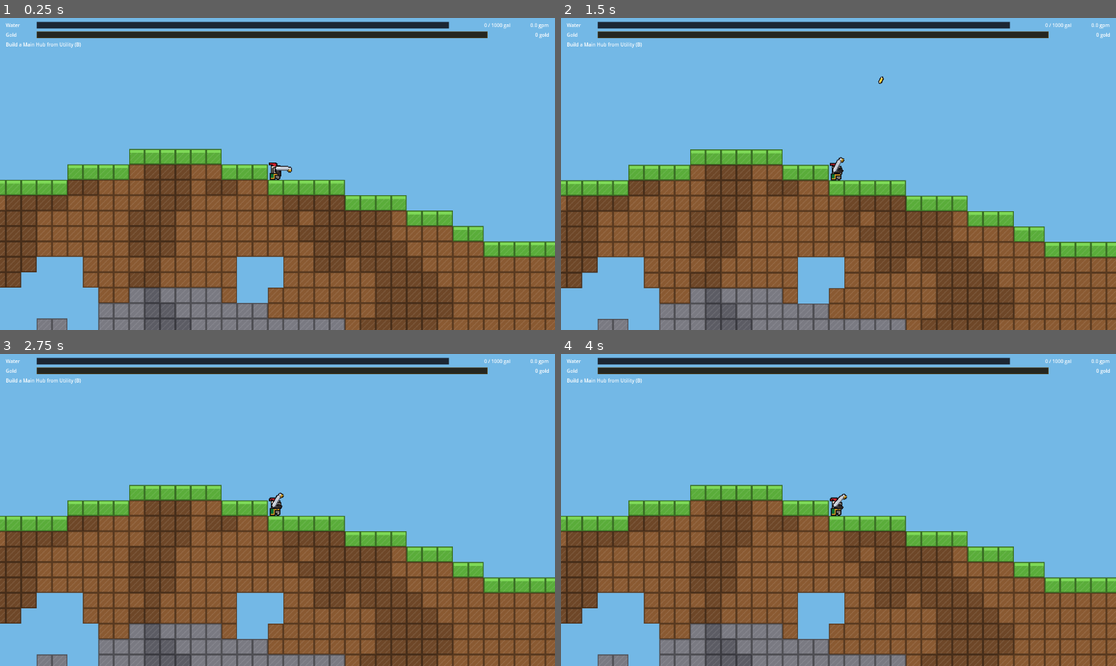
Above: before the commit, frames 1-4 (two rows, left to right).
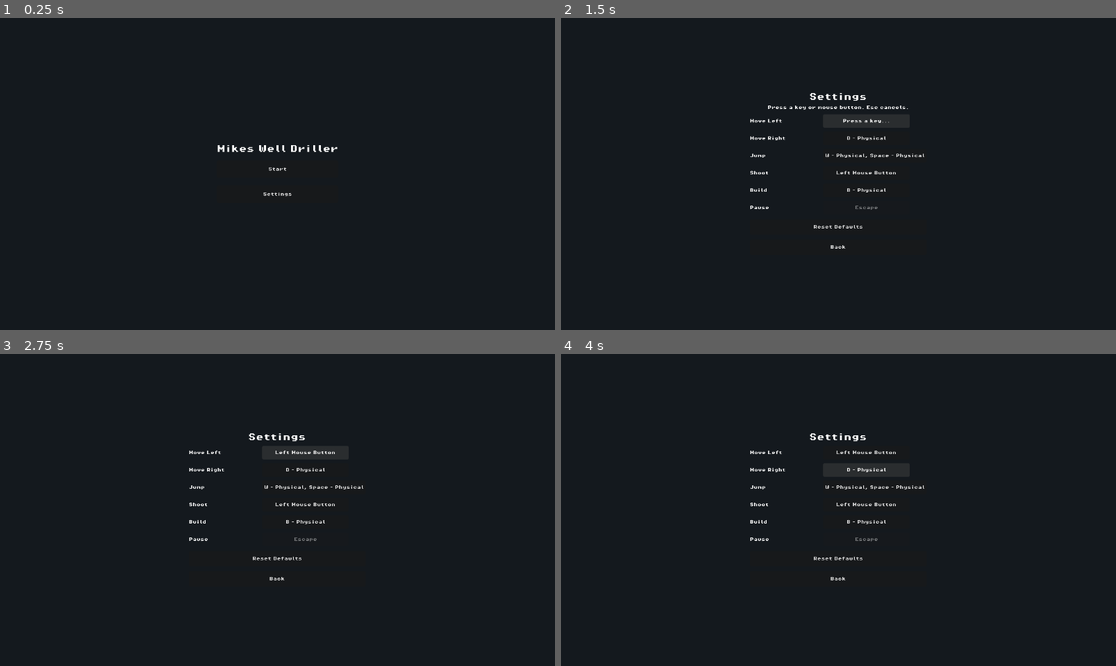
Above: after the commit, the same moments.

Repository: idylpicklei/Mikes-Well-Driller
Game: Godot game, scene res://Scenes/start_menu.tscn
The game is run twice, just before and just after one commit, with the same random seed, the same clock (stepped at 60 frames per second) and the same inputs. Before the commit the project starts from res://Scenes/game.tscn.
Inputs (mouse positions are in pixels of both pictures, inside the frame that each line leads up to):
- Up to frame 1 (0.25 s): no input
- Up to frame 2 (1.5 s): click (838, 192) at 0.5 s, where only the run after the commit has a clickable "Settings"; click (866, 117) at 1.25 s, where only the run after the commit has a clickable "A - Physical"
- Up to frame 3 (2.75 s): click (305, 456) at 2 s, where only the run after the commit has a clickable "Press a key..."
- Up to frame 4 (4 s): click (866, 453) at 2.75 s, where only the run after the commit has a clickable "Left Mouse Button"; click (866, 475) at 3.5 s, where only the run after the commit has a clickable "D - Physical"

The runs differ from the first frame. In frame 1, 97% of the frame differs, in the area x 0-100%, y 0-100%; in frame 2, 97%; in frame 3, 97%; in frame 4, 97%.

Commit message:
Add a start menu with title, Start, and Settings.
The game now opens on this screen. Start loads the run; Settings remaps keys for now.

Co-authored-by: idylpicklei <idylpicklei@users.noreply.github.com>

Diff:
--- /dev/null
+++ b/Scenes/start_menu.tscn
@@ -0,0 +1,102 @@
+[gd_scene load_steps=3 format=3 uid="uid://cstartmenu00001"]
+
+[ext_resource type="Script" path="res://Scripts/start_menu.gd" id="1_start"]
+[ext_resource type="FontFile" path="res://Assets/fonts/PixelOperator8-Bold.ttf" id="2_font"]
+
+[node name="StartMenu" type="Control"]
+layout_mode = 3
+anchors_preset = 15
+anchor_right = 1.0
+anchor_bottom = 1.0
+grow_horizontal = 2
+grow_vertical = 2
+script = ExtResource("1_start")
+
+[node name="Background" type="ColorRect" parent="."]
+layout_mode = 1
+anchors_preset = 15
+anchor_right = 1.0
+anchor_bottom = 1.0
+grow_horizontal = 2
+grow_vertical = 2
+color = Color(0.08, 0.1, 0.12, 1)
+
+[node name="Center" type="CenterContainer" parent="."]
+layout_mode = 1
+anchors_preset = 15
+anchor_right = 1.0
+anchor_bottom = 1.0
+grow_horizontal = 2
+grow_vertical = 2
+
+[node name="MainPanel" type="VBoxContainer" parent="Center"]
+unique_name_in_owner = true
+layout_mode = 2
+theme_override_constants/separation = 16
+
+[node name="Title" type="Label" parent="Center/MainPanel"]
+layout_mode = 2
+theme_override_fonts/font = ExtResource("2_font")
+theme_override_font_sizes/font_size = 16
+text = "Mikes Well Driller"
+horizontal_alignment = 1
+
+[node name="StartButton" type="Button" parent="Center/MainPanel"]
+custom_minimum_size = Vector2(220, 36)
+layout_mode = 2
+theme_override_fonts/font = ExtResource("2_font")
+theme_override_font_sizes/font_size = 8
+text = "Start"
+
+[node name="SettingsButton" type="Button" parent="Center/MainPanel"]
+custom_minimum_size = Vector2(220, 36)
+layout_mode = 2
+theme_override_fonts/font = ExtResource("2_font")
+theme_override_font_sizes/font_size = 8
+text = "Settings"
+
+[node name="SettingsPanel" type="VBoxContainer" parent="Center"]
+unique_name_in_owner = true
+visible = false
+layout_mode = 2
+theme_override_constants/separation = 10
+
+[node name="SettingsTitle" type="Label" parent="Center/SettingsPanel"]
+layout_mode = 2
+theme_override_fonts/font = ExtResource("2_font")
+theme_override_font_sizes/font_size = 16
+text = "Settings"
+horizontal_alignment = 1
+
+[node name="RemapHint" type="Label" parent="Center/SettingsPanel"]
+unique_name_in_owner = true
+visible = false
+layout_mode = 2
+theme_override_fonts/font = ExtResource("2_font")
+theme_override_font_sizes/font_size = 8
+text = "Press a key or mouse button. Esc cancels."
+horizontal_alignment = 1
+
+[node name="BindRows" type="VBoxContainer" parent="Center/SettingsPanel"]
+unique_name_in_owner = true
+layout_mode = 2
+theme_override_constants/separation = 8
+
+[node name="ResetButton" type="Button" parent="Center/SettingsPanel"]
+custom_minimum_size = Vector2(220, 32)
+layout_mode = 2
+theme_override_fonts/font = ExtResource("2_font")
+theme_override_font_sizes/font_size = 8
+text = "Reset Defaults"
+
+[node name="BackButton" type="Button" parent="Center/SettingsPanel"]
+custom_minimum_size = Vector2(220, 32)
+layout_mode = 2
+theme_override_fonts/font = ExtResource("2_font")
+theme_override_font_sizes/font_size = 8
+text = "Back"
+
+[connection signal="pressed" from="Center/MainPanel/StartButton" to="." method="_on_start_pressed"]
+[connection signal="pressed" from="Center/MainPanel/SettingsButton" to="." method="_on_settings_pressed"]
+[connection signal="pressed" from="Center/SettingsPanel/ResetButton" to="." method="_on_reset_pressed"]
+[connection signal="pressed" from="Center/SettingsPanel/BackButton" to="." method="_on_back_pressed"]
--- /dev/null
+++ b/Scripts/start_menu.gd
@@ -0,0 +1,135 @@
+extends Control
+
+const FONT_PATH := "res://Assets/fonts/PixelOperator8-Bold.ttf"
+const GAME_SCENE := "res://Scenes/game.tscn"
+
+enum View { MAIN, SETTINGS }
+
+@onready var _main_panel: VBoxContainer = %MainPanel
+@onready var _settings_panel: VBoxContainer = %SettingsPanel
+@onready var _bind_rows: VBoxContainer = %BindRows
+@onready var _remap_hint: Label = %RemapHint
+
+var _view := View.MAIN
+var _remapping_action: StringName = &""
+var _bind_buttons: Dictionary = {}
+var _font: Font
+
+
+func _ready() -> void:
+	_font = load(FONT_PATH)
+	_apply_fonts()
+	_build_bind_rows()
+	_show_view(View.MAIN)
+
+
+func _input(event: InputEvent) -> void:
+	if _view != View.SETTINGS or _remapping_action == &"":
+		return
+	if not event.is_pressed() or event.is_echo():
+		return
+	if event.is_action_pressed("pause"):
+		_cancel_remap()
+		get_viewport().set_input_as_handled()
+		return
+	if not InputBindings.can_bind(event):
+		return
+	InputBindings.bind_action(_remapping_action, event)
+	_cancel_remap()
+	_refresh_bind_rows()
+	get_viewport().set_input_as_handled()
+
+
+func _apply_fonts() -> void:
+	if _font == null:
+		return
+	for node in find_children("*", "Label", true, false):
+		(node as Label).add_theme_font_override("font", _font)
+	for node in find_children("*", "Button", true, false):
+		(node as Button).add_theme_font_override("font", _font)
+
+
+func _show_view(view: View) -> void:
+	_view = view
+	_main_panel.visible = view == View.MAIN
+	_settings_panel.visible = view == View.SETTINGS
+	_remap_hint.visible = false
+	if view == View.SETTINGS:
+		_refresh_bind_rows()
+
+
+func _build_bind_rows() -> void:
+	for child in _bind_rows.get_children():
+		child.queue_free()
+	_bind_buttons.clear()
+
+	for definition in InputBindings.get_action_defs():
+		var action: StringName = definition["action"]
+		var row := HBoxContainer.new()
+		row.add_theme_constant_override("separation", 12)
+
+		var name_label := Label.new()
+		name_label.text = str(definition["label"])
+		name_label.custom_minimum_size = Vector2(140, 0)
+		if _font:
+			name_label.add_theme_font_override("font", _font)
+			name_label.add_theme_font_size_override("font_size", 8)
+		row.add_child(name_label)
+
+		var bind_button := Button.new()
+		bind_button.custom_minimum_size = Vector2(180, 28)
+		if _font:
+			bind_button.add_theme_font_override("font", _font)
+			bind_button.add_theme_font_size_override("font_size", 8)
+		bind_button.pressed.connect(_on_bind_pressed.bind(action))
+		row.add_child(bind_button)
+
+		if not bool(definition.get("remappable", true)):
+			bind_button.disabled = true
+
+		_bind_rows.add_child(row)
+		_bind_buttons[action] = bind_button
+
+	_refresh_bind_rows()
+
+
+func _refresh_bind_rows() -> void:
+	for action in _bind_buttons:
+		var button: Button = _bind_buttons[action]
+		if action == _remapping_action:
+			button.text = "Press a key..."
+		else:
+			button.text = InputBindings.get_binding_label(action)
+
+
+func _on_bind_pressed(action: StringName) -> void:
+	if not InputBindings.is_rebindable(action):
+		return
+	_remapping_action = action
+	_remap_hint.visible = true
+	_refresh_bind_rows()
+
+
+func _cancel_remap() -> void:
+	_remapping_action = &""
+	_remap_hint.visible = false
+	_refresh_bind_rows()
+
+
+func _on_start_pressed() -> void:
+	get_tree().change_scene_to_file(GAME_SCENE)
+
+
+func _on_settings_pressed() -> void:
+	_show_view(View.SETTINGS)
+
+
+func _on_reset_pressed() -> void:
+	InputBindings.reset_defaults()
+	_refresh_bind_rows()
+
+
+func _on_back_pressed() -> void:
+	InputBindings.save_bindings()
+	_cancel_remap()
+	_show_view(View.MAIN)
--- a/project.godot
+++ b/project.godot
@@ -15,7 +15,7 @@
 [application]
 
 config/name="Mikes Well Driller"
-run/main_scene="res://Scenes/game.tscn"
+run/main_scene="res://Scenes/start_menu.tscn"
 config/features=PackedStringArray("4.7", "Forward Plus")
 config/icon="res://icon.svg"
 
